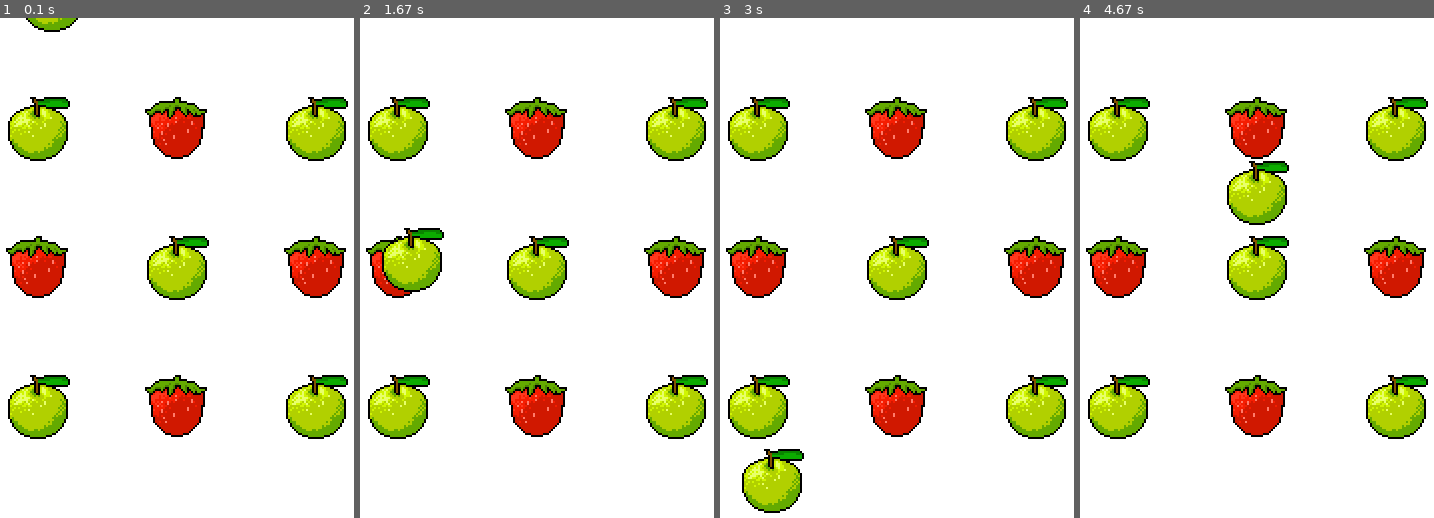
Above: before the commit, frames 1-4 (left to right).
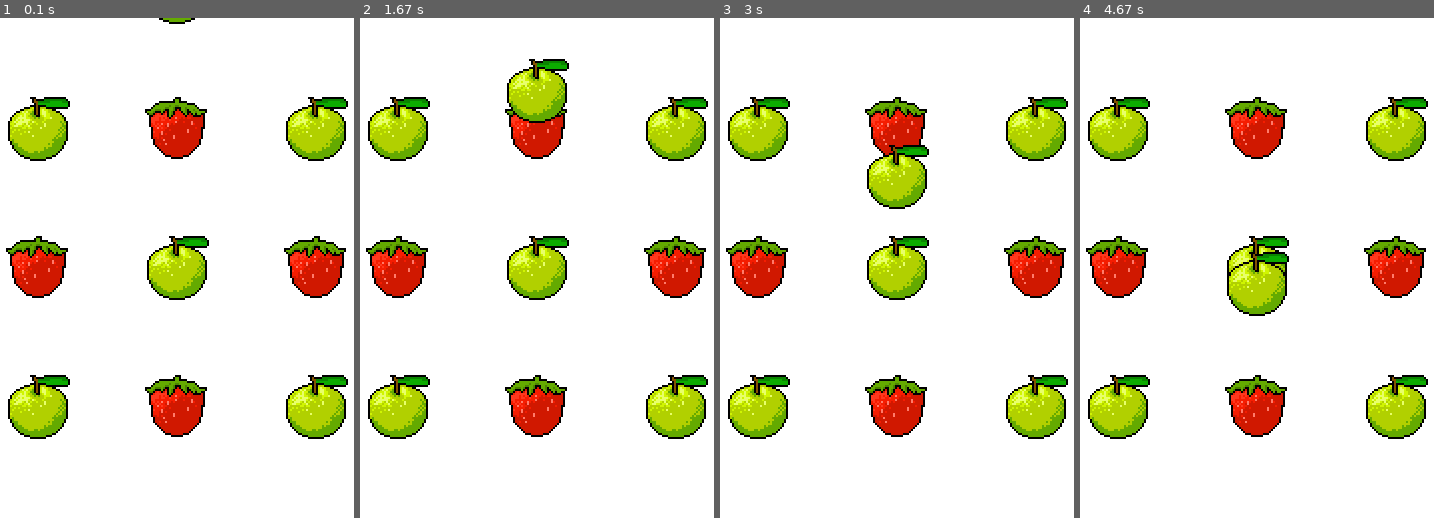
Above: after the commit, the same moments.

Repository: Joshkaki00/pygame-tutorial
Game: pygame game, started from game.py
Same seed, same stepped clock (60 frames per second), same inputs: the game is played once before the commit and once after it.
Inputs:
- Up to frame 1 (0.1 s): no input
- Up to frame 2 (1.67 s): no input
- Up to frame 3 (3 s): no input
- Up to frame 4 (4.67 s): no input

The runs differ from the first frame. In frame 1, 0.4% of the frame differs, in the area x 7-56%, y 0-3%; in frame 2, 3.4%; in frame 3, 3.5%, in the area x 6-60%, y 25-99%; in frame 4, 3.1%.

Commit message:
updated pygame

Diff:
--- a/game.py
+++ b/game.py
@@ -40,9 +40,9 @@
 
 # Define Strawberry class
 class Strawberry(GameObject):
-  def __init__(self, image):
+  def __init__(self):
     y = randint(0, 450) # Random y position
-    super(Strawberry, self).__init__(-64, y, image)
+    super(Strawberry, self).__init__(-64, y, 'strawberry.png')
     self.dx = (randint(100, 200) / 100) + 1 # Random horizontal speed
 
     def move(self):
@@ -57,8 +57,8 @@
 strawberry_image = 'strawberry.png'
 
 # Create lists to hold apples and strawberries
-falling_apple = []
-moving_strawberry = []
+falling_apple = [Apple() for _ in range(3)]
+moving_strawberry = [Strawberry() for _ in range(2)]
 
 # Load moving apple image
 apple = Apple()
